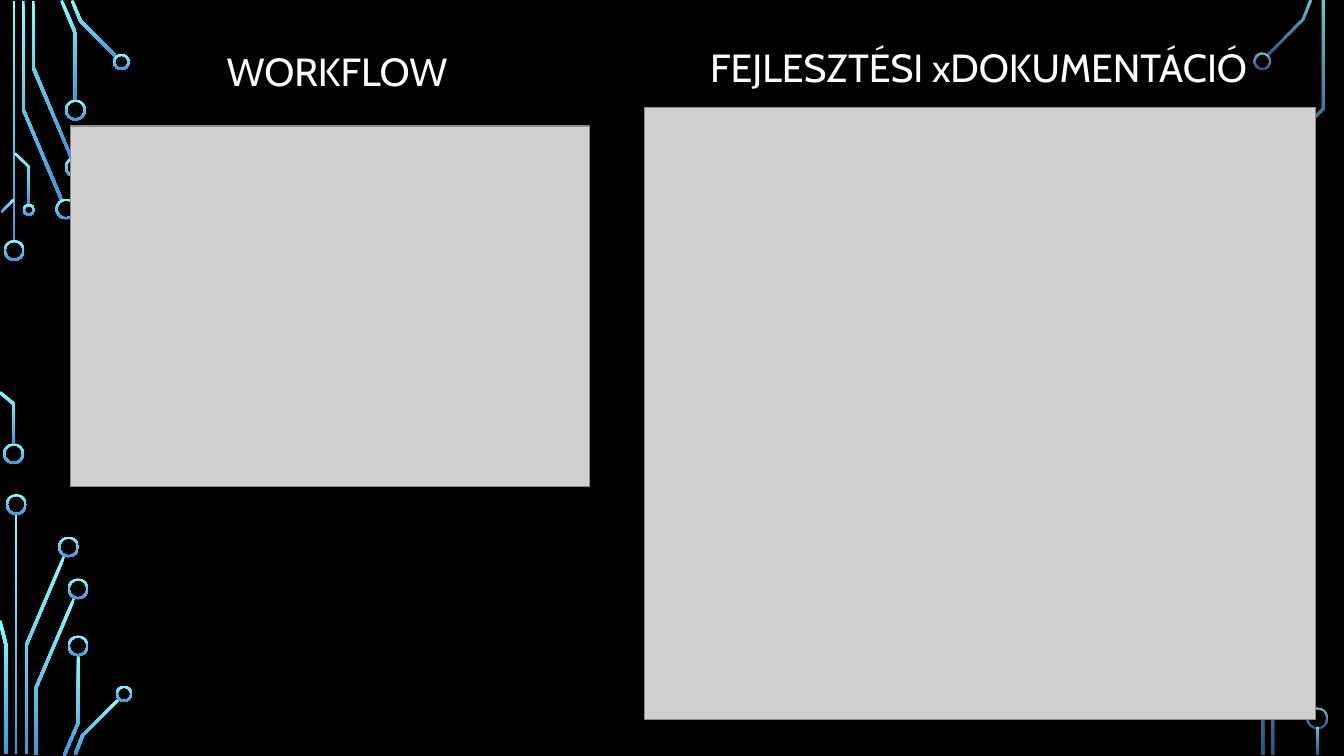
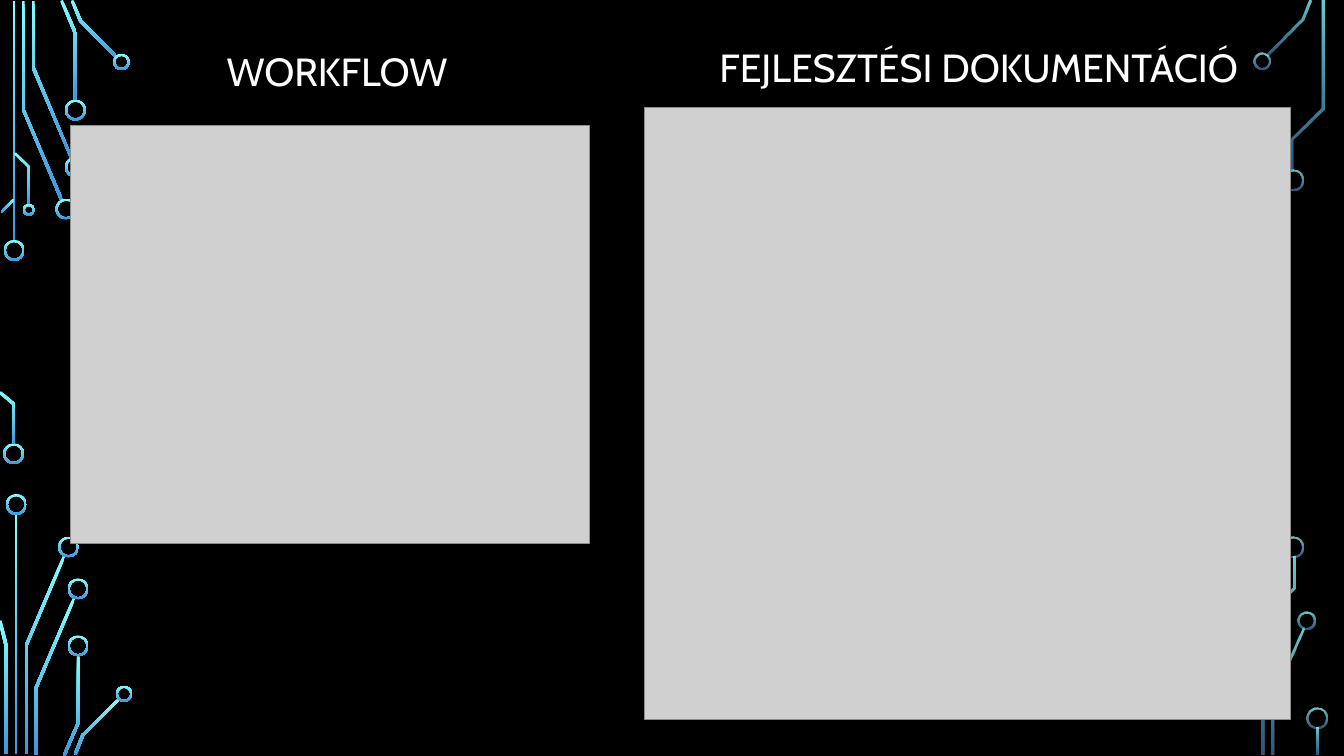
Before and after one commit to kissanya/conduit, a slide deck: slide 6 of docs/Vedes_prezentacio_Kiss Sándor József.pptx. Drawn at 1344x756 pixels with LibreOffice and Linux fonts; fonts in the diff are those of the drawing; grey boxes stand for pictures; background and template pictures are left out. Boxes give left, top, right and bottom in pixels: in the first picture for what was removed or moved away, otherwise in the second. Text is boxed around its words. In the diff, an @@ line names an element or a change of style, - is before the commit and + after.

Commit message:
Cikkek bejárása és mentése szétszedése 2 tesztesetre , dokumentáció frissítés

```diff
--- a/docs/Vedes_prezentacio_Kiss Sándor József.pptx
+++ b/docs/Vedes_prezentacio_Kiss Sándor József.pptx
@@ text at (719,49,1238,89): text changed @@
-FEJLESZTÉSI xDOKUMENTÁCIÓ
+FEJLESZTÉSI DOKUMENTÁCIÓ
@@ picture: place and size @@
-picture at (645,108,1316,720)
+picture at (645,108,1292,720)
@@ picture: place and size @@
-picture at (71,126,590,486)
+picture at (71,126,590,543)
@@ freeform shape added at (1282,169,1304,191), fill gradient #82FFFF to #3D97DE @@
@@ freeform shape added at (1284,536,1305,558), fill gradient #82FFFF to #3D97DE @@
```
Also in this commit, not shown: 1 other slide changed, 7 other files.
